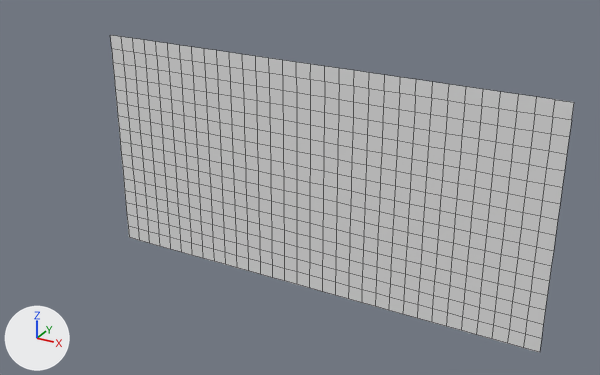
The OBJ model BattlePrototype/Assets/Tiled2Unity/Meshes/MineB1.obj as it was, and as the next commit left it.
One viewpoint serves both versions: a 50 mm lens placed at (7.7, -44.5, 13.7), pointed at (-17.3, 1.0, -9.0). The lights are fixed; the arrows at lower left show +X, +Y and +Z. Mesh edges are drawn as thin lines. Where no turn or scale is listed for an object, it has been applied to the vertices.

In view in the first picture: 'MineB1'.
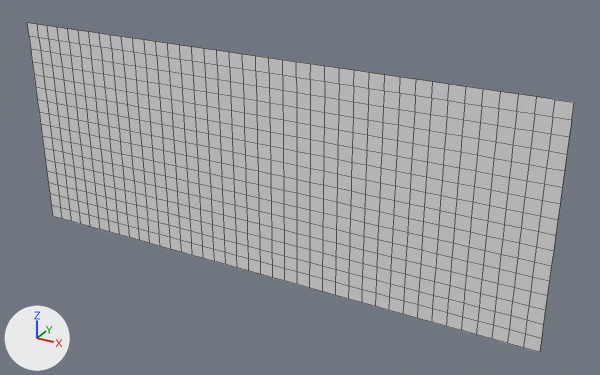
Location of each change, [x1, y1, x2, y2] in pixels of the pictures (600 x 375 px):
'MineB1', reshaped (18% wider): before [110, 35, 574, 352]; after [27, 23, 574, 352]
part 1 of me_mineb1, added: after [27, 23, 129, 237]

The edits, one by one:
me_mineb1 is used by ob_mineb1; location (0.0, 0.0, 0.0).
me_mineb1 had 561 vertices, 512 faces and spanned x -32.0..0.0, y 0.0, z -16.0..0.0.
me_mineb1 now has 697 vertices, 640 faces and spans x -40.0..0.0, y 0.0, z -16.0..0.0.
Part 1, on me_mineb1:
17 new vertices lie (-1.0, 0.0, 0.0) away from vertices in x -32.0, y 0.0, z -16.0..0.0.
17 new vertices lie (-1.0, 0.0, 0.0) away from vertices in x -33.0, y 0.0, z -16.0..0.0.
17 new vertices lie (-1.0, 0.0, 0.0) away from vertices in x -34.0, y 0.0, z -16.0..0.0.
17 new vertices lie (-1.0, 0.0, 0.0) away from vertices in x -35.0, y 0.0, z -16.0..0.0.
17 new vertices lie (-1.0, 0.0, 0.0) away from vertices in x -36.0, y 0.0, z -16.0..0.0.
17 new vertices lie (-1.0, 0.0, 0.0) away from vertices in x -37.0, y 0.0, z -16.0..0.0.
17 new vertices lie (-1.0, 0.0, 0.0) away from vertices in x -38.0, y 0.0, z -16.0..0.0.
17 new vertices lie (-1.0, 0.0, 0.0) away from vertices in x -39.0, y 0.0, z -16.0..0.0.
128 new faces join them.
